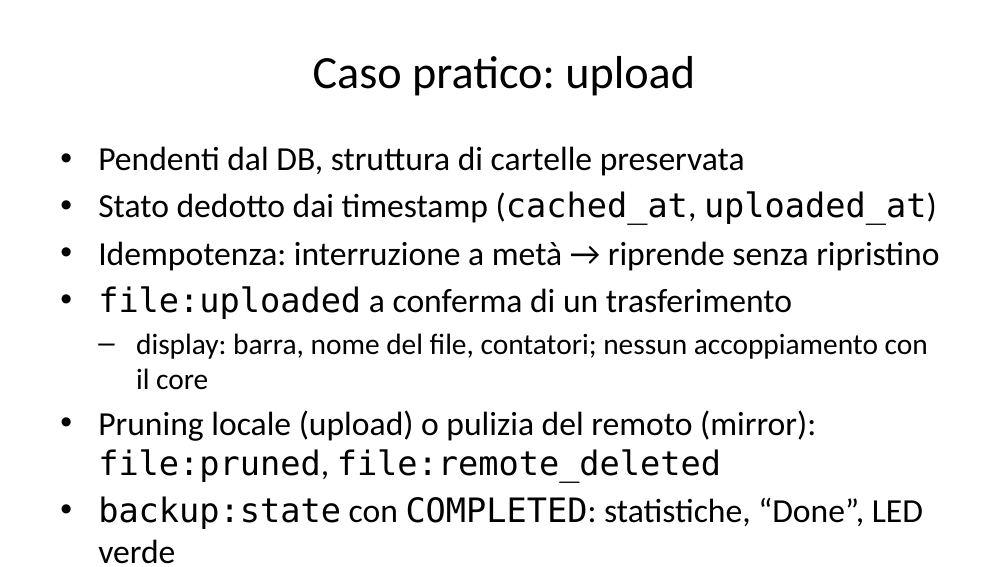
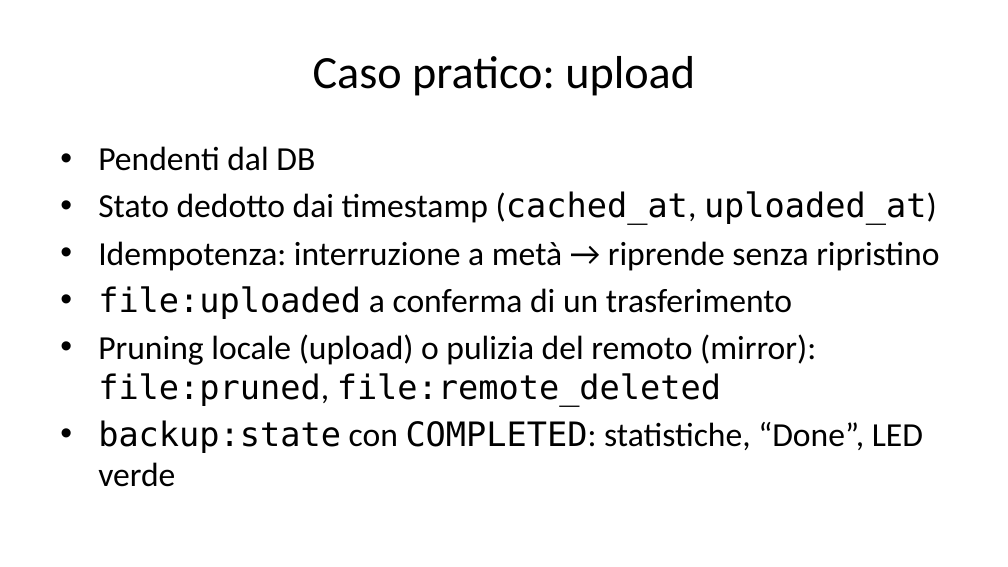
Before and after one commit to stbuccia/amarelli-backup, a slide deck: slide 20 of report/slides/slides.pptx. Drawn at 1008x567 pixels with LibreOffice and Linux fonts; fonts in the diff are those of the drawing. Boxes give left, top, right and bottom in pixels: in the first picture for what was removed or moved away, otherwise in the second. Text is boxed around its words. In the diff, an @@ line names an element or a change of style, - is before the commit and + after.

Commit message:
Updated slides

```diff
--- a/report/slides/slides.pptx
+++ b/report/slides/slides.pptx
@@ text at bbox=[98, 146, 315, 171]: text changed @@
-• Pendenti dal DB, struttura di cartelle preservata
+• Pendenti dal DB
@@ text at bbox=[136, 333, 928, 390]: paragraph removed @@
-  – display: barra, nome del file, contatori; nessun accoppiamento con il core
```
Also in this commit, not shown: 2 other slides changed, 3 other files.
